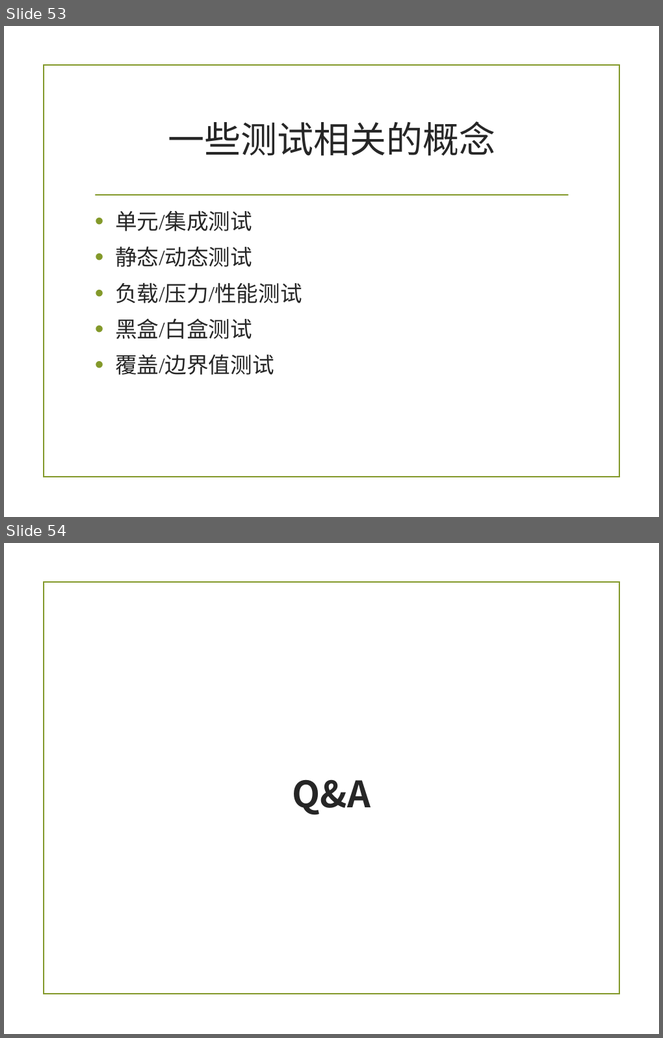
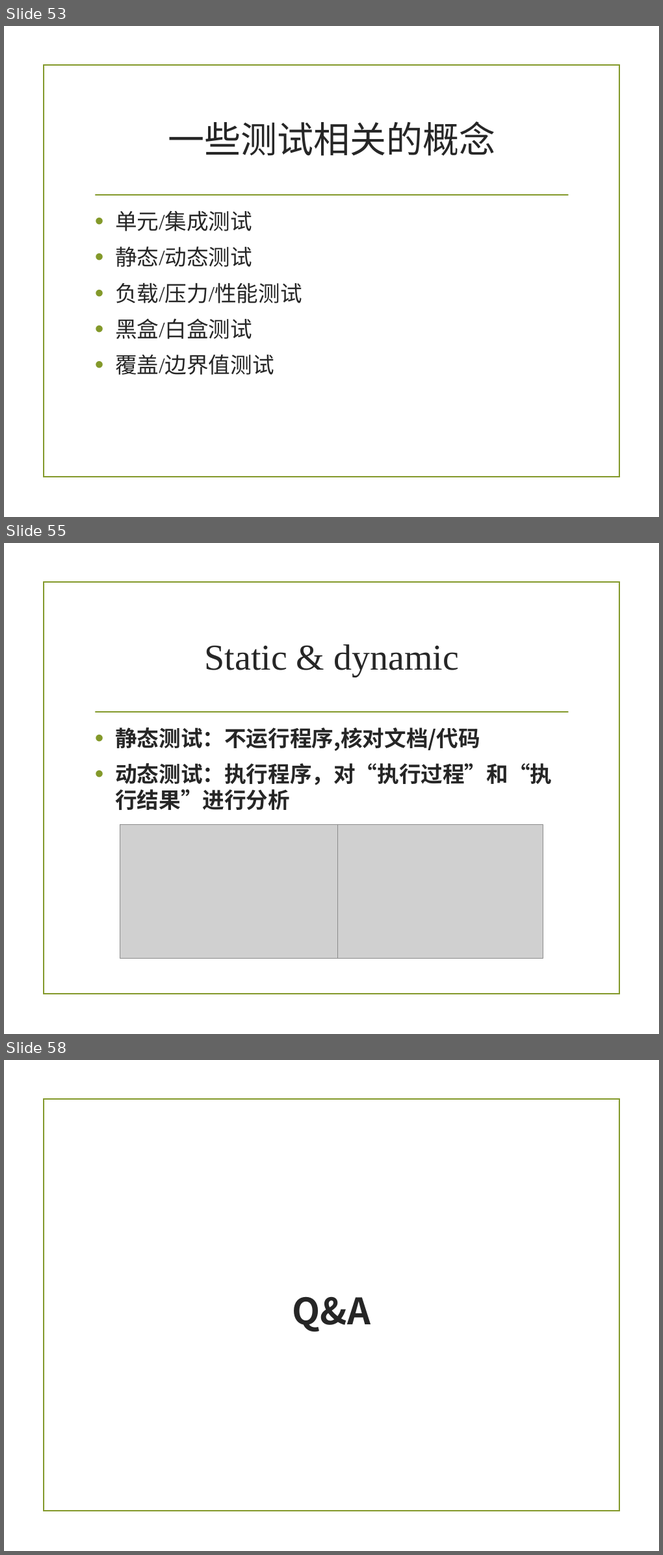
Before and after one commit to zuoshenghuang/curriculum, a slide deck: software/Ch_4_pro.pptx. Shown one above the other, each under a label of ours: slides 53 and 54 before the commit, slides 53, 55 and 58 after it; the slides between them are not shown. The pictures are 663x1038 and 663x1555 pixels, drawn with LibreOffice and Linux fonts; fonts in the diff are those of the drawing; grey boxes stand for pictures; background and template pictures are left out. Boxes give left, top, right and bottom in pixels: in the first picture for what was removed or moved away, otherwise in the second. Text is boxed around its words. In the diff, an @@ line names an element or a change of style, - is before the commit and + after.

```diff
--- a/software/Ch_4_pro.pptx
+++ b/software/Ch_4_pro.pptx
@@ slide 55 added at bbox=[4, 543, 659, 1034], background picture (left out); not listed: 2 template elements that a slide beside it also shows @@
@@ title added at bbox=[205, 644, 459, 676], 40 pt, text #262626 @@
+Static & dynamic
@@ text added at bbox=[115, 728, 552, 810], 24 pt, text #262626, bold @@
+• 静态测试：不运行程序,核对文档/代码
+• 动态测试：执行程序，对“执行过程”和“执行结果”进行分析
@@ picture added at bbox=[120, 824, 338, 958] @@
@@ picture added at bbox=[338, 824, 544, 958] @@
@@ what was slide 54 is now slide 58 @@
```
Also in this commit, not shown: 1 slide changed, 3 other slides added, 9 other files.
